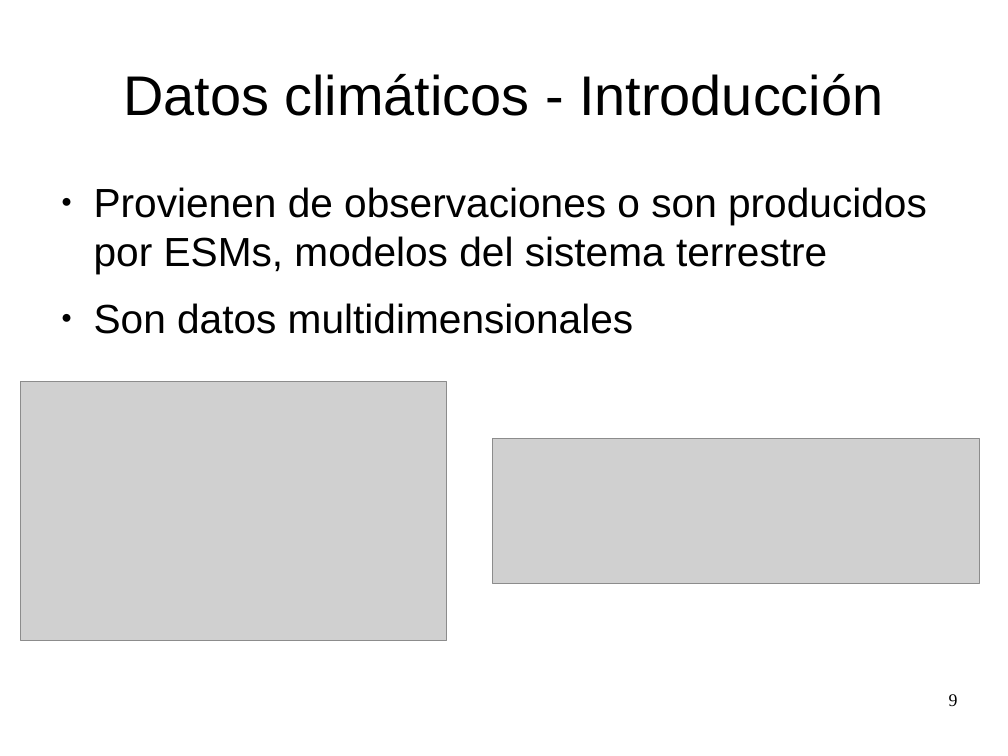
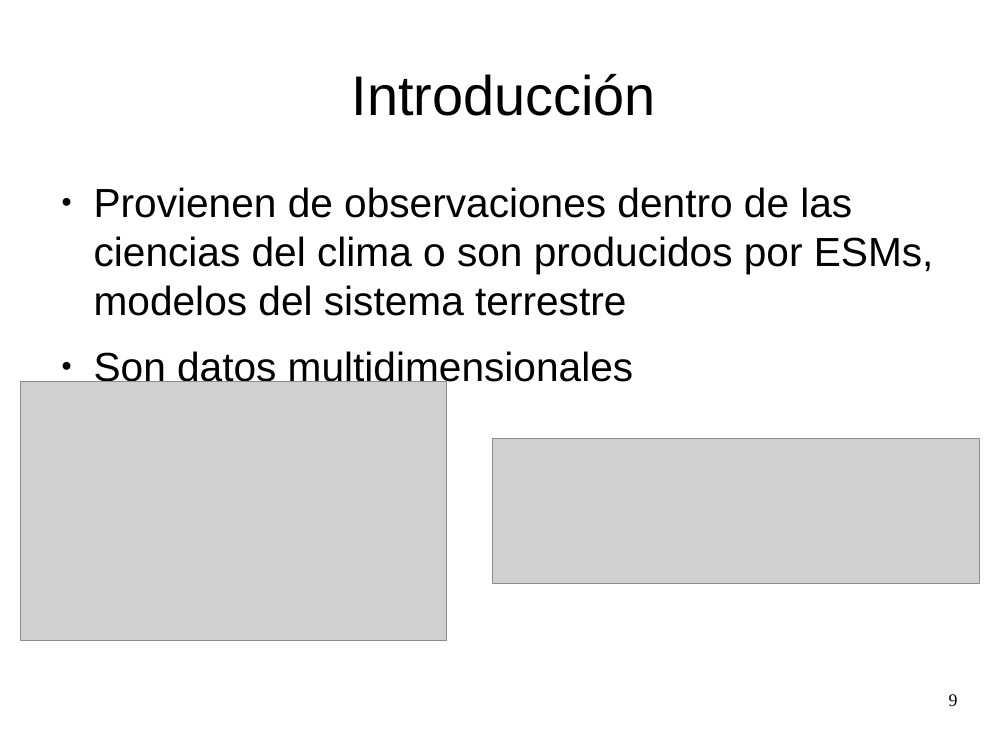
Before and after one commit to zequihg50/tfm, a slide deck: slide 9 of presentacion.odp. Drawn at 1008x756 pixels with LibreOffice and Linux fonts; fonts in the diff are those of the drawing; grey boxes stand for pictures. Boxes give left, top, right and bottom in pixels: in the first picture for what was removed or moved away, otherwise in the second. Text is boxed around its words. In the diff, an @@ line names an element or a change of style, - is before the commit and + after.

```diff
--- a/presentacion.odp
+++ b/presentacion.odp
@@ title at (352,74,656,116): text changed @@
-Datos climáticos - Introducción
+Introducción
@@ text at (94,187,934,316): text changed @@
-● Provienen de observaciones o son producidos por ESMs, modelos del sistema terrestre
+● Provienen de observaciones dentro de las ciencias del clima o son producidos por ESMs, modelos del sistema terrestre
```
Also in this commit, not shown: 16 other slides changed, 2 slides added, 2 slides removed, 1 other file.
